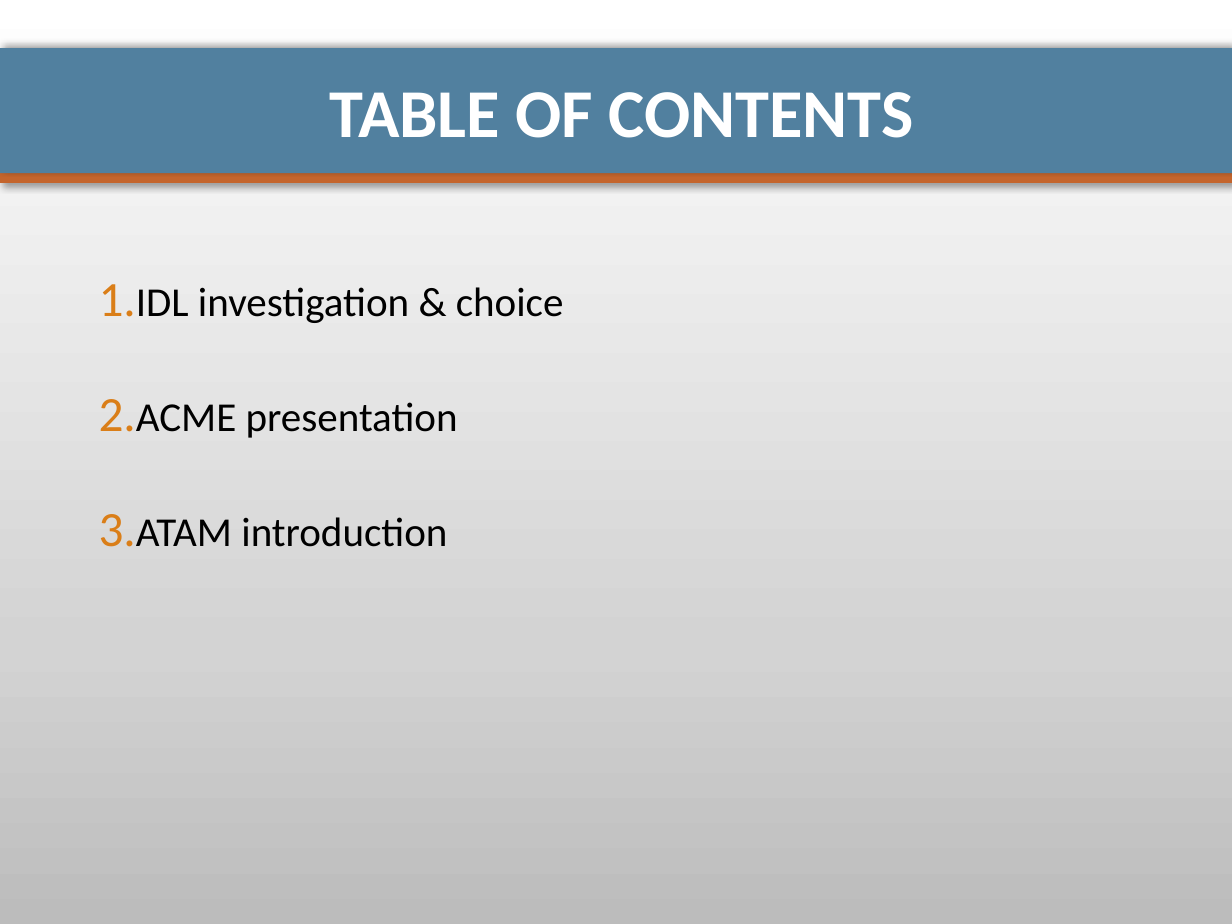
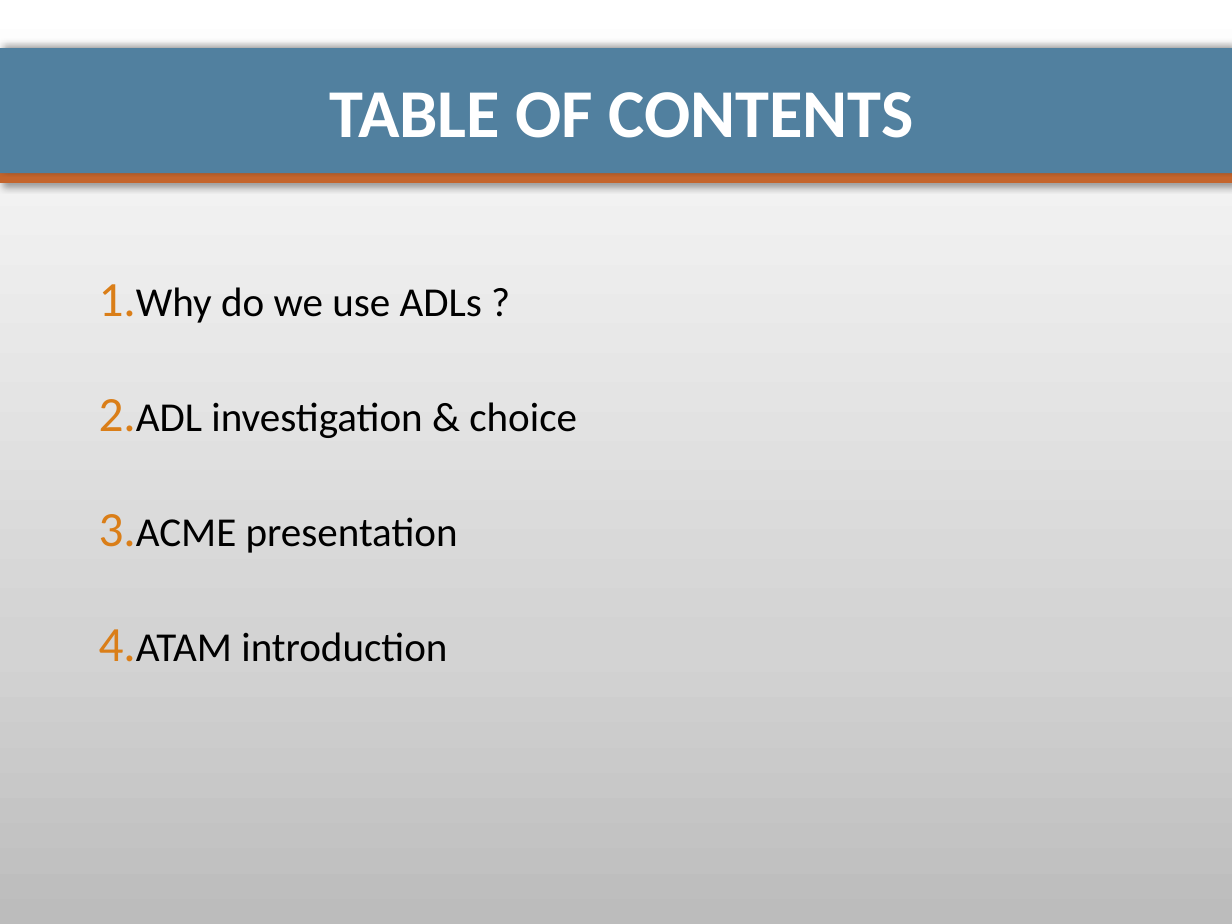
Before and after one commit to pierrealauzet/euroteam, a slide deck: slide 2 of Project 2/Part1/CS554_EuroTeam_Project2_OP4.pptx. Drawn at 1232x924 pixels with LibreOffice and Linux fonts; fonts in the diff are those of the drawing. Boxes give left, top, right and bottom in pixels: in the first picture for what was removed or moved away, otherwise in the second. Text is boxed around its words. In the diff, an @@ line names an element or a change of style, - is before the commit and + after.

```diff
--- a/Project 2/Part1/CS554_EuroTeam_Project2_OP4.pptx
+++ b/Project 2/Part1/CS554_EuroTeam_Project2_OP4.pptx
@@ text at [136, 287, 577, 438]: text changed @@
-1. IDL investigation & choice
+1. Why do we use ADLs ?
+2. ADL investigation & choice
```
Also in this commit, not shown: 3 other slides changed, 16 slides added, 2 slides removed, 5 other files.
